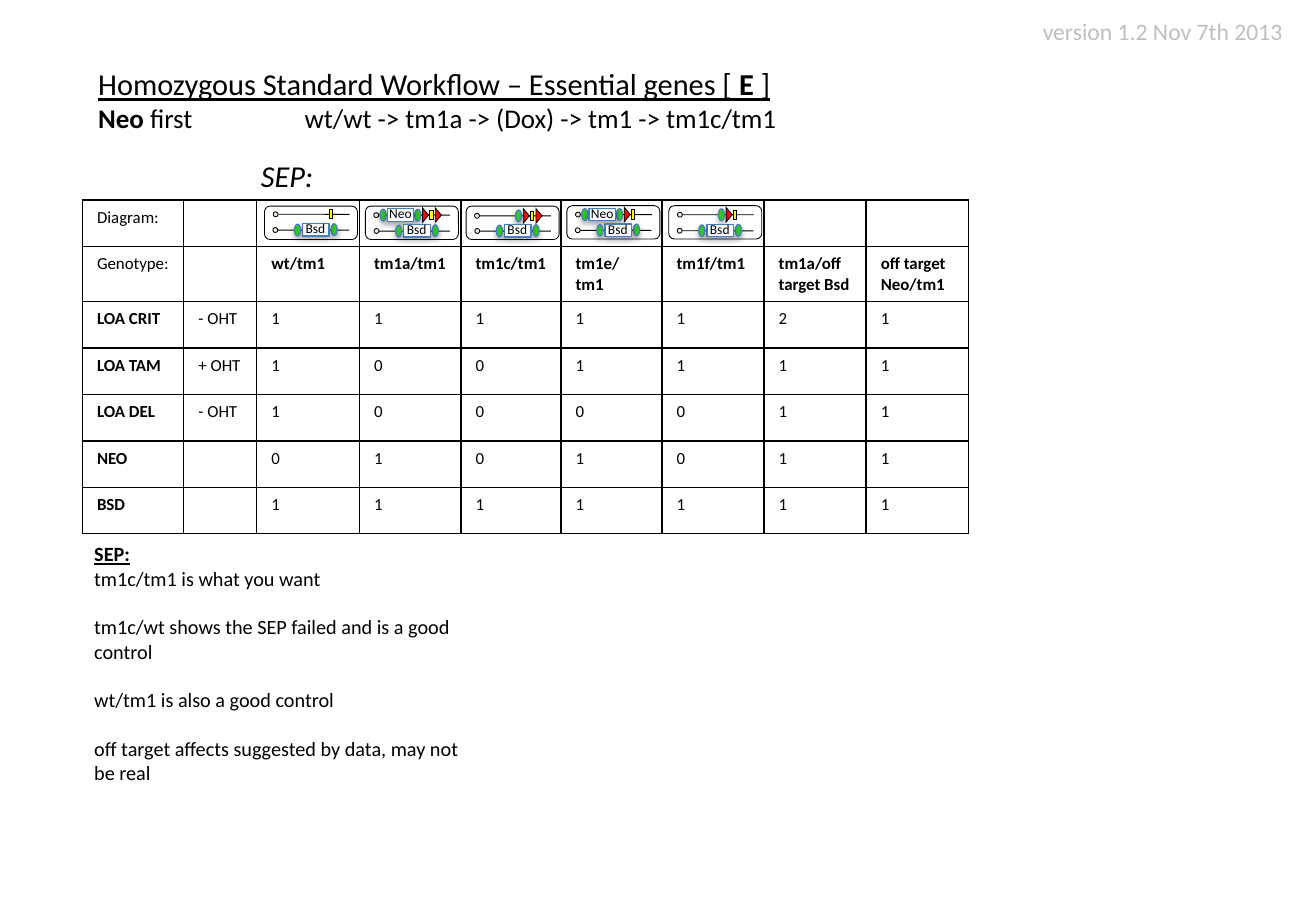
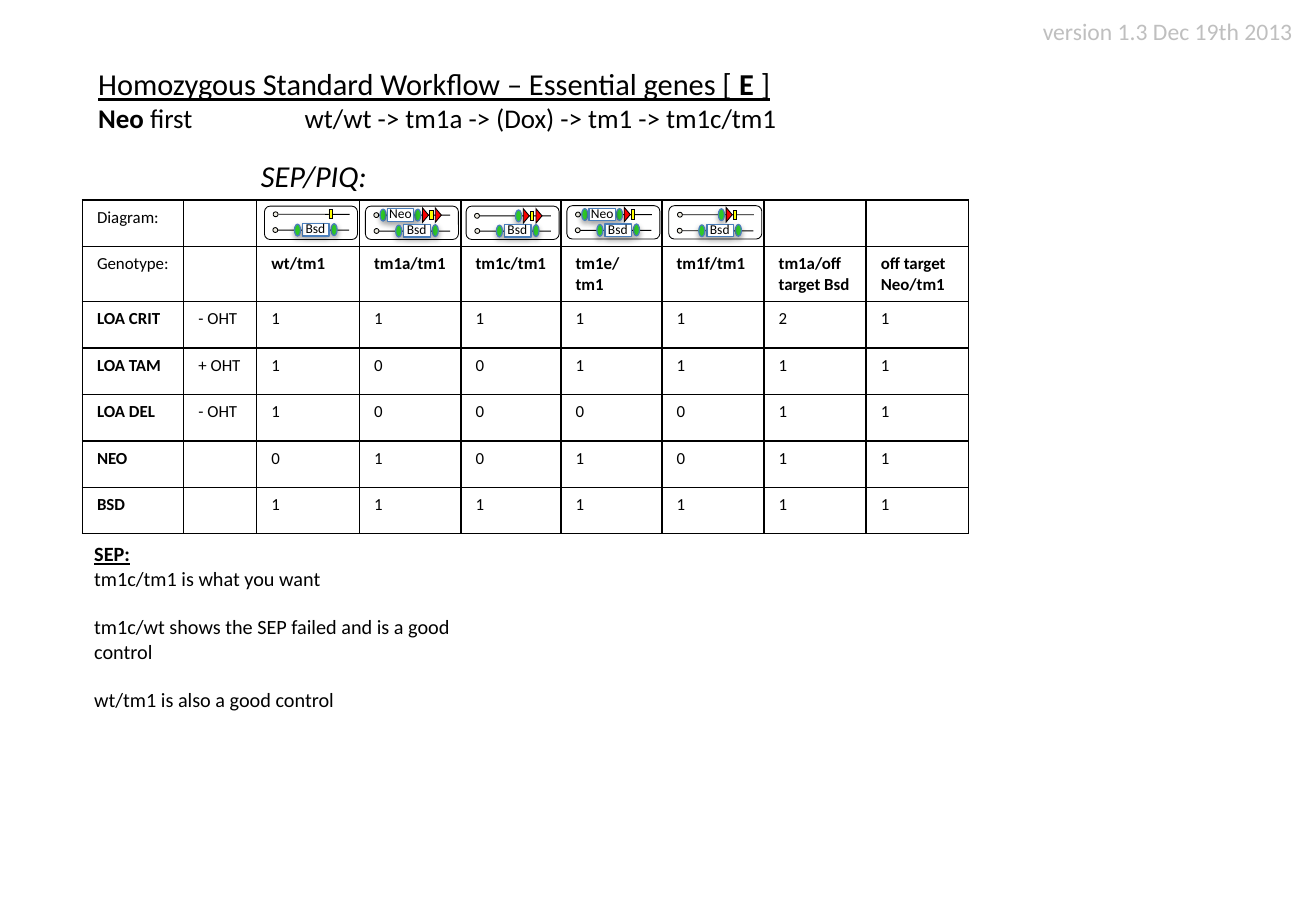
Before and after one commit to htgt/LIMS2-Docs, a slide deck: slide 5 of lab_worklflows/workflow_genotyping.pptx. Drawn at 1316x911 pixels with LibreOffice and Linux fonts; fonts in the diff are those of the drawing. Boxes give left, top, right and bottom in pixels: in the first picture for what was removed or moved away, otherwise in the second. Text is boxed around its words. In the diff, an @@ line names an element or a change of style, - is before the commit and + after.

```diff
--- a/lab_worklflows/workflow_genotyping.pptx
+++ b/lab_worklflows/workflow_genotyping.pptx
@@ text at (1043, 24, 1292, 40): text changed @@
-version 1.2 Nov 7th 2013
+version 1.3 Dec 19th 2013
@@ text at (261, 166, 367, 191): text changed @@
-SEP:
+SEP/PIQ:
@@ text at (94, 742, 458, 780): paragraph removed @@
-off target affects suggested by data, may not be real
```
Also in this commit, not shown: 6 other slides changed, 1 other file.
